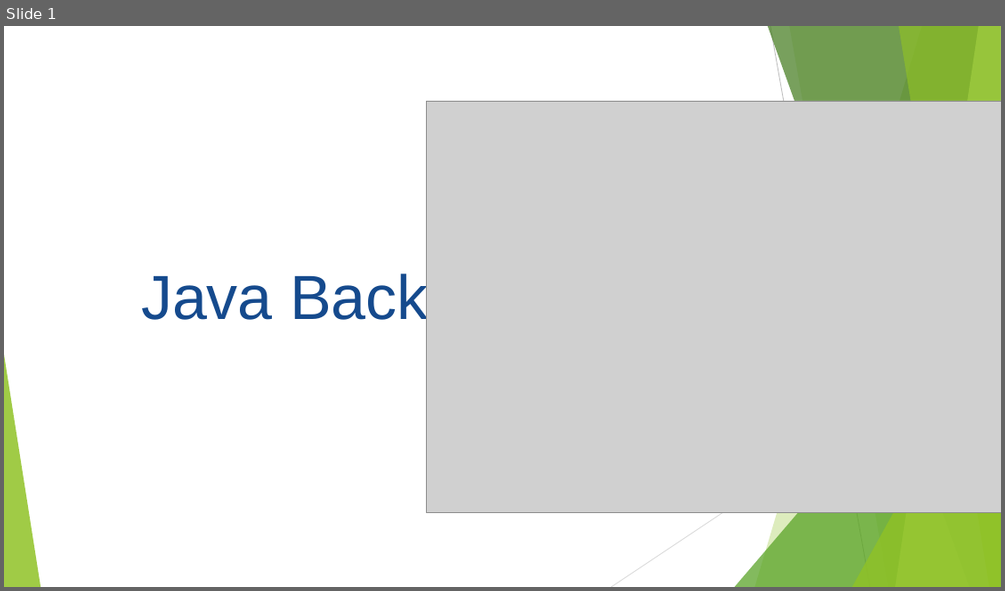
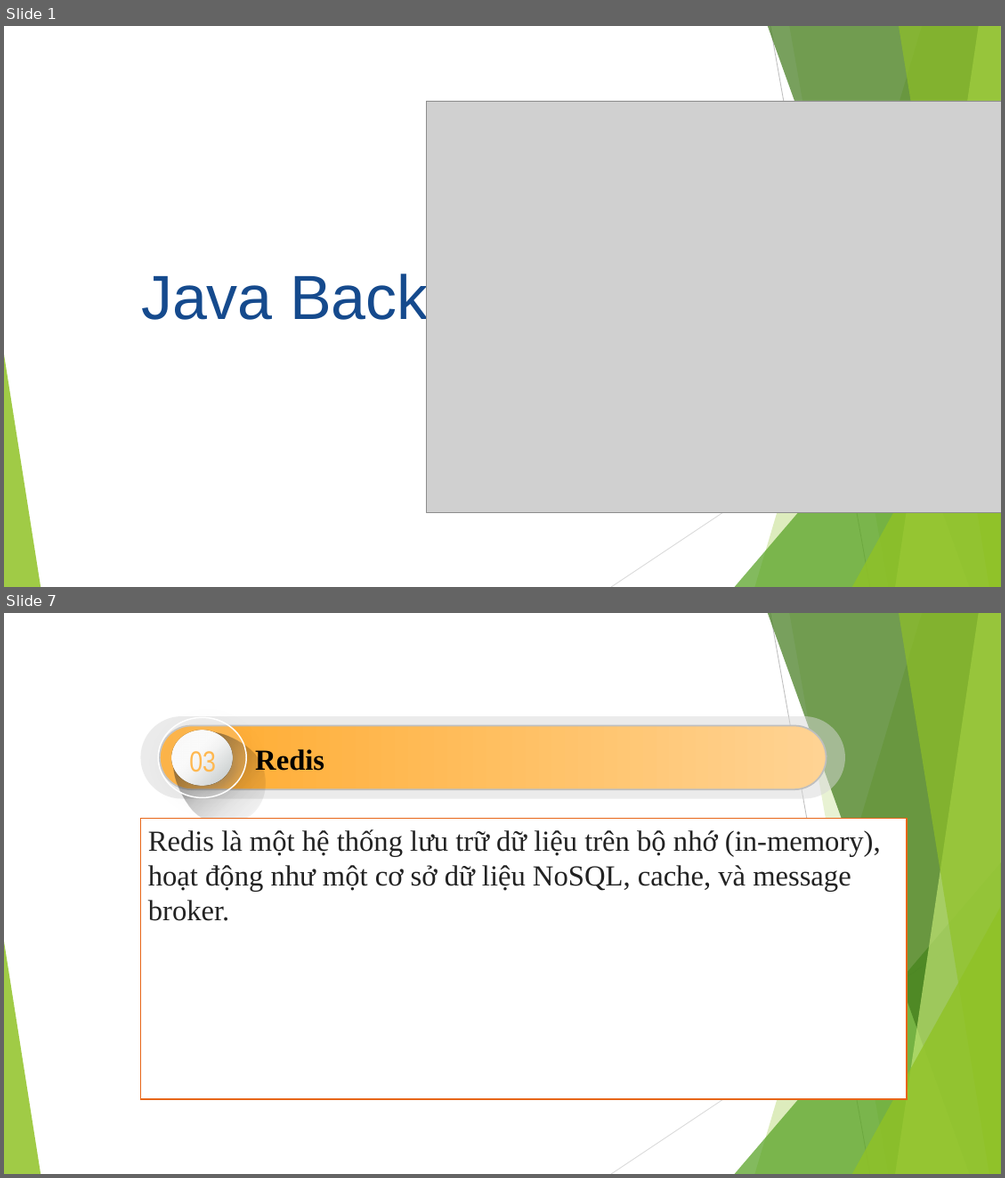
Before and after one commit to KAI-ASIA/KAI-TTS, a slide deck: Slide/Bài 6.pptx. Shown one above the other, each under a label of ours: slide 1 before the commit, slides 1 and 7 after it; the slides between them are not shown. The pictures are 1005x591 and 1005x1178 pixels, drawn with LibreOffice and Linux fonts; fonts in the diff are those of the drawing; grey boxes stand for pictures. Boxes give left, top, right and bottom in pixels: in the first picture for what was removed or moved away, otherwise in the second. Text is boxed around its words. In the diff, an @@ line names an element or a change of style, - is before the commit and + after.

```diff
--- a/Slide/Bài 6.pptx
+++ b/Slide/Bài 6.pptx
@@ slide 7 added at <box>4,613,1001,1174</box>, background #FFFFFF; not listed: 10 template elements that a slide beside it also shows @@
@@ rounded rectangle added at <box>141,716,845,798</box>, fill #D8D8D8 at 50% opacity @@
@@ rounded rectangle added at <box>160,726,825,789</box>, fill gradient #FFAA2D to #FFD393, outline #BFBFBF 1.5 pt @@
@@ group added at <box>154,712,283,842</box>: 3 ellipses, 1 freeform shape, 1 text @@
+03
@@ text added at <box>255,749,324,771</box>, 28 pt, text #000000, bold @@
+Redis
@@ rectangle added at <box>141,818,906,1099</box>, fill #FFFFFF, outline #E76618 1 pt, 28 pt, text #222222 @@
+Redis là một hệ thống lưu trữ dữ liệu trên bộ nhớ (in-memory), hoạt động như một cơ sở dữ liệu NoSQL, cache, và message broker.
```
Also in this commit, not shown: 1 slide changed, 6 other slides added, 12 other files.
